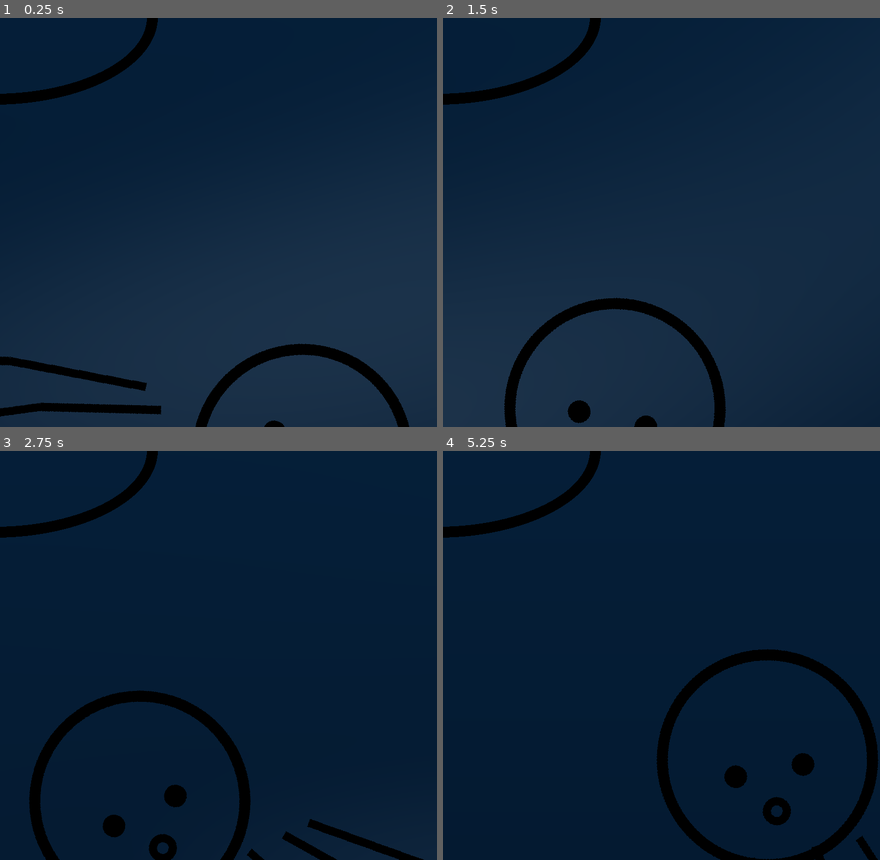
Above: before the commit, frames 1-4 (two rows, left to right).
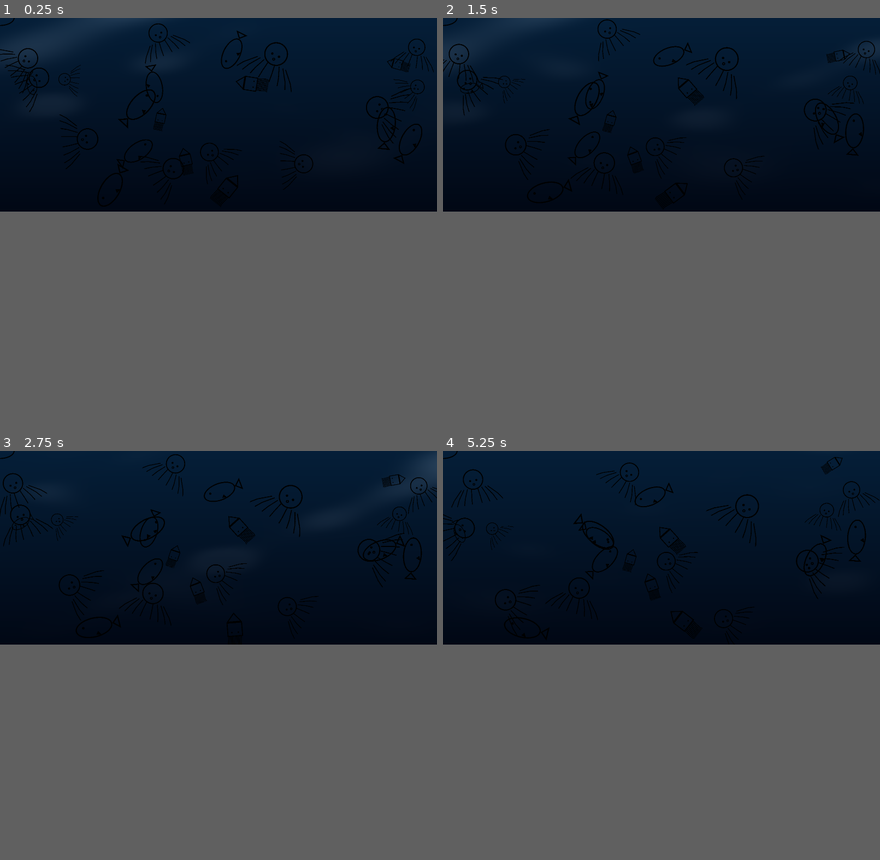
Above: after the commit, the same moments.

Repository: dreamthread-dev/digital-aquarium
Game: Godot game, scene res://scenes/aquarium_scene.tscn
Same seed, same stepped clock (60 frames per second), same inputs: the game is played once before the commit and once after it.
Inputs:
- Up to frame 1 (0.25 s): no input
- Up to frame 2 (1.5 s): tap Enter at 0.5 s
- Up to frame 3 (2.75 s): no input
- Up to frame 4 (5.25 s): no input
In our replay, the window is 800x750 before the commit and 800x355 after it. These sizes can differ from the game's own. Grey fills any space a smaller window leaves; there, only what the larger window draws over its background counts as a difference.

The runs differ from the first frame. In frame 1, 69% of the frame differs, in the area x 0-100%, y 0-100%; in frame 2, 25%; in frame 3, 19%; in frame 4, 19%.

Commit message:
fix: 開発環境でのGodot表示ストレッチモードをviewportに修正
- godot/project.godot: stretch/modeをviewportに、stretch/aspectをkeepに変更し、8640x3840の水槽全体が開発ウィンドウに縮小して収まるように修正。

Diff:
--- a/godot/project.godot
+++ b/godot/project.godot
@@ -18,14 +18,12 @@
 
 window/size/viewport_width=8640
 window/size/viewport_height=3840
+window/size/borderless=true
 window/size/window_width_override=1920
 window/size/window_height_override=853
-window/size/resizable=true
-window/size/borderless=true
-window/stretch/mode="canvas"
+window/stretch/mode="viewport"
 window/stretch/aspect="keep"
 
 [rendering]
 
-renderer/rendering_method="forward_plus"
 textures/canvas_textures/default_texture_filter=0
